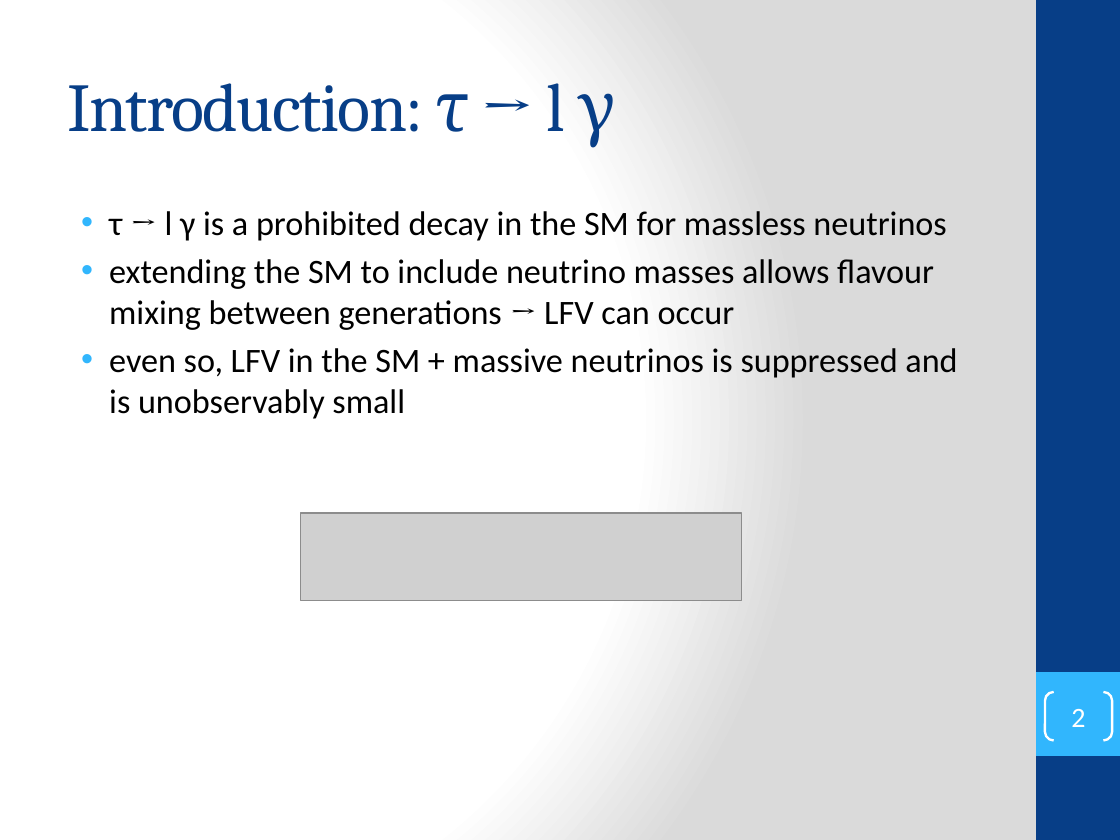
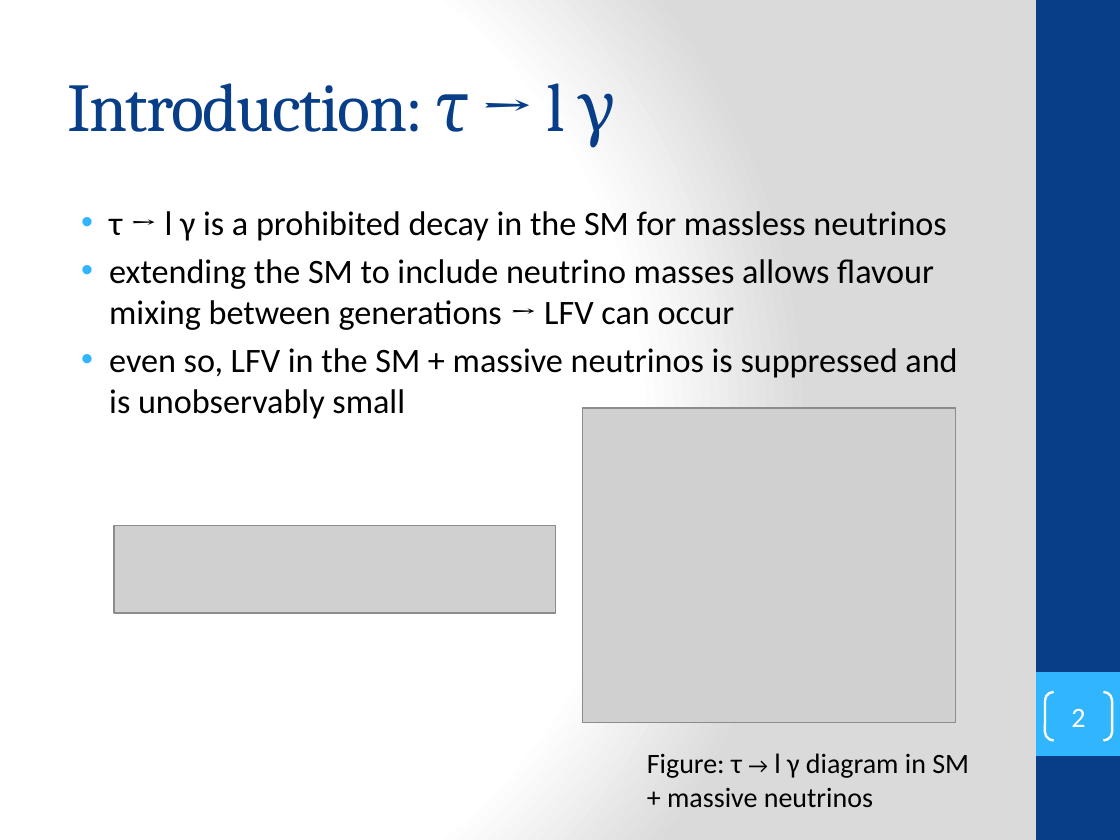
Before and after one commit to secret-agent-drone/lit-review, a slide deck: slide 2 of LiteratureReview_talk/lit_review_talk.pptx. Drawn at 1120x840 pixels with LibreOffice and Linux fonts; fonts in the diff are those of the drawing; grey boxes stand for pictures. Boxes give left, top, right and bottom in pixels: in the first picture for what was removed or moved away, otherwise in the second. Text is boxed around its words. In the diff, an @@ line names an element or a change of style, - is before the commit and + after.

```diff
--- a/LiteratureReview_talk/lit_review_talk.pptx
+++ b/LiteratureReview_talk/lit_review_talk.pptx
@@ picture added at bbox=[582, 408, 955, 722] @@
@@ picture: place and size @@
-picture at bbox=[300, 513, 741, 600]
+picture at bbox=[114, 525, 556, 613]
@@ text added at bbox=[647, 753, 969, 807], 18 pt, text #000000 @@
+Figure: τ → l γ diagram in SM + massive neutrinos
```
Also in this commit, not shown: 2 other slides changed, 1 slide added, 1 slide removed, 19 other files.
